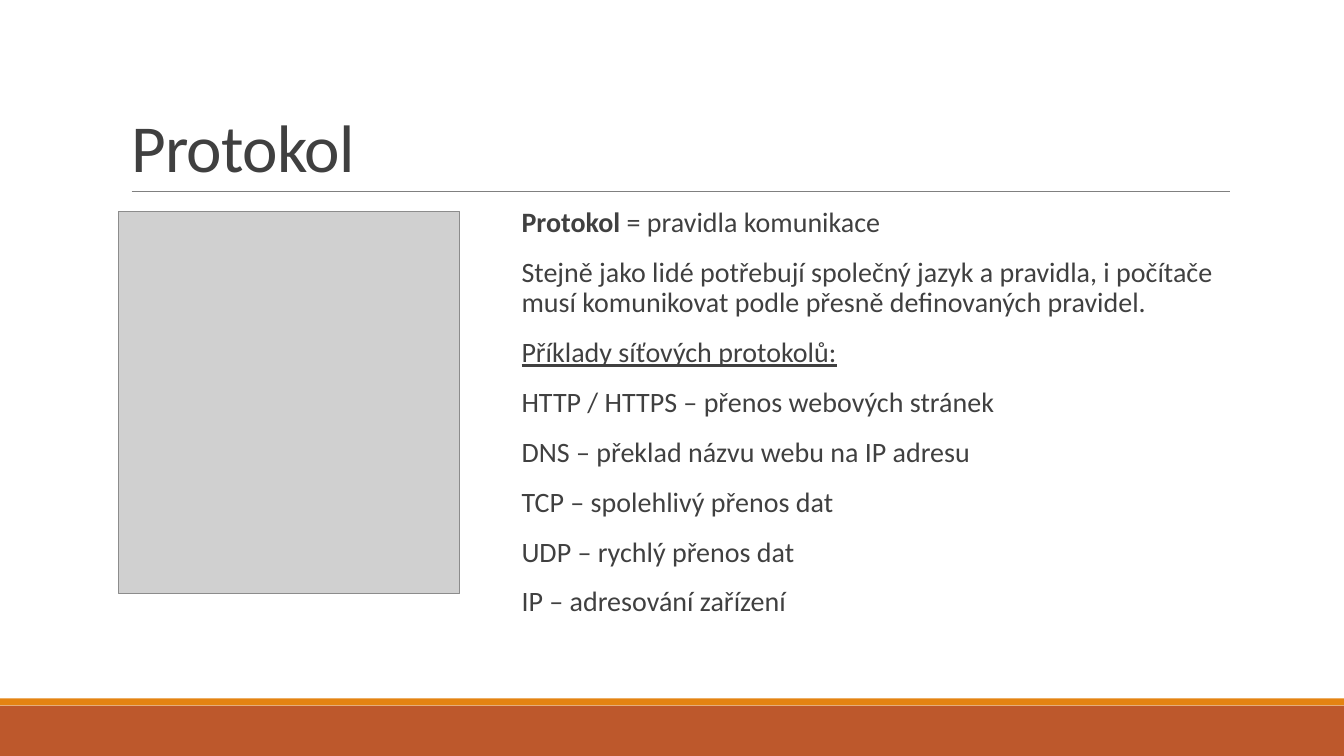
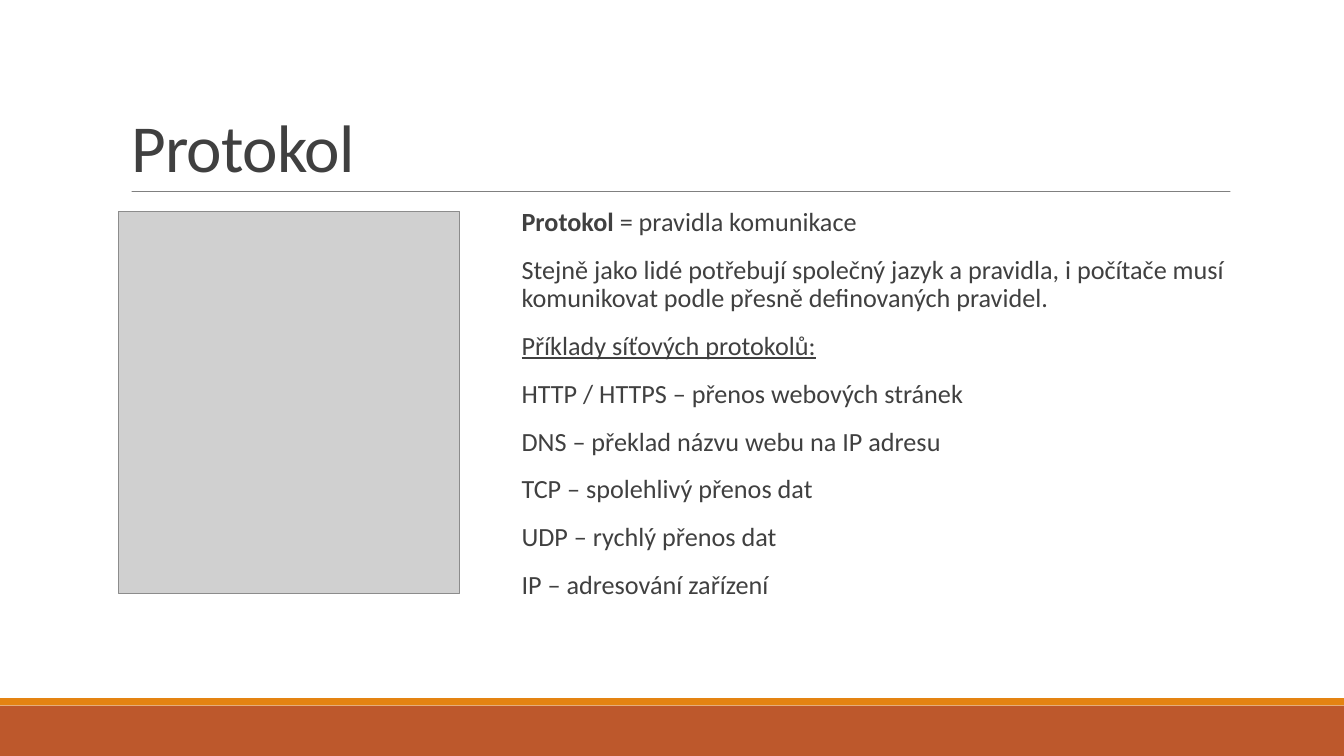
Before and after one commit to dawissl/hradebni-dmg, a slide deck: slide 3 of prezentace/1. ročník/18 - síťové protokoly a komunikace v síti.pptx. Drawn at 1344x756 pixels with LibreOffice and Linux fonts; fonts in the diff are those of the drawing; grey boxes stand for pictures. Boxes give left, top, right and bottom in pixels: in the first picture for what was removed or moved away, otherwise in the second. Text is boxed around its words. In the diff, an @@ line names an element or a change of style, - is before the commit and + after.

```diff
--- a/prezentace/1. ročník/18 - síťové protokoly a komunikace v síti.pptx
+++ b/prezentace/1. ročník/18 - síťové protokoly a komunikace v síti.pptx
@@ text "Protokol = pravidla komunikace" at [522,212,1224,594]: size 20 to 18.7 pt @@
```
Also in this commit, not shown: 5 other slides changed, 5 other files.
